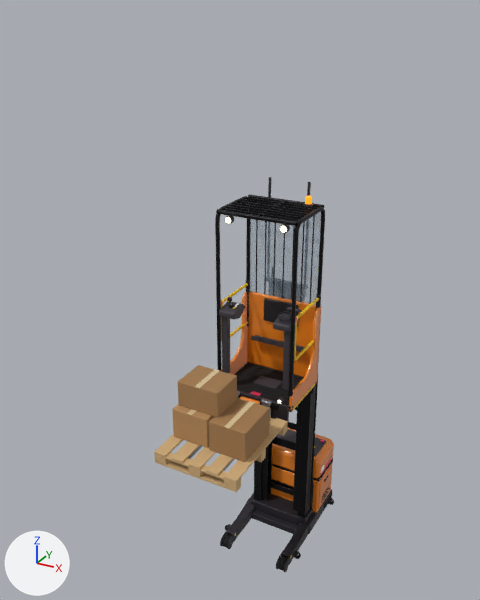
Renders of the glTF model truck-finder/nct-truck-finder/assets/models/picker_high.glb from each side of a commit.
Before and after are seen from a 50 mm camera at (3.12, -6.28, 6.77) aimed at (-0.31, -0.06, 3.66). The lights are fixed; the arrows at lower left show +X, +Y and +Z. The older version comes first. Both versions are drawn at frame 24 of the action 'lift'; the numbers are the values there.

The first picture shows 'car_plate', 'carton', 'm_inn', 'pal_top', 'slab' and 6 more.
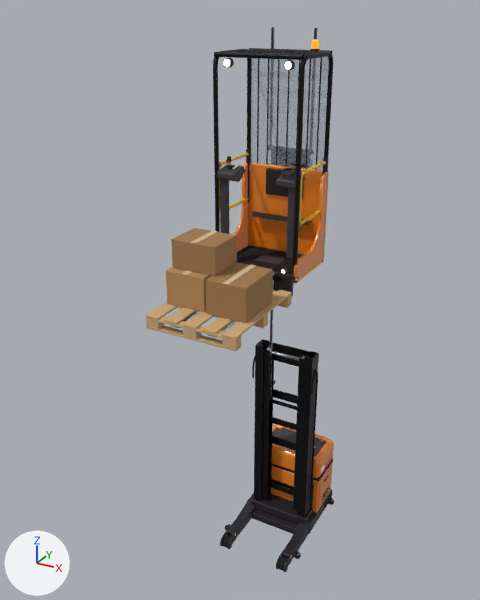
ob_lift is not drawn itself; it is the parent of ob_car_plate, ob_cartons, ob_chain_f, ob_chain_f_001, ob_joy, ob_pal, ob_steer.

What differs and where, as boxes (x1, y1, x2, y2) in the pictures (480 x 600 px):
'car_plate', moved: before (188, 194, 325, 471); after (170, 39, 333, 338)
'carton', moved: before (172, 365, 270, 462); after (166, 228, 273, 323)
'pal_top', moved: before (154, 416, 287, 492); after (146, 288, 292, 351)
'st_hub', moved: before (278, 307, 302, 321); after (281, 162, 308, 176)
'chain_f_s', moved: before (268, 177, 272, 197); after (271, 27, 275, 49)
'joy_boot', moved: before (226, 297, 238, 309); after (225, 156, 238, 169)
'chain_f_s.001', moved: before (307, 182, 311, 196); after (314, 28, 318, 39)

What the commit changed:
Object 'lift' (ob_lift) moves from (0.0, 0.0, 2.3) to (0.0, 0.0, 3.9).
